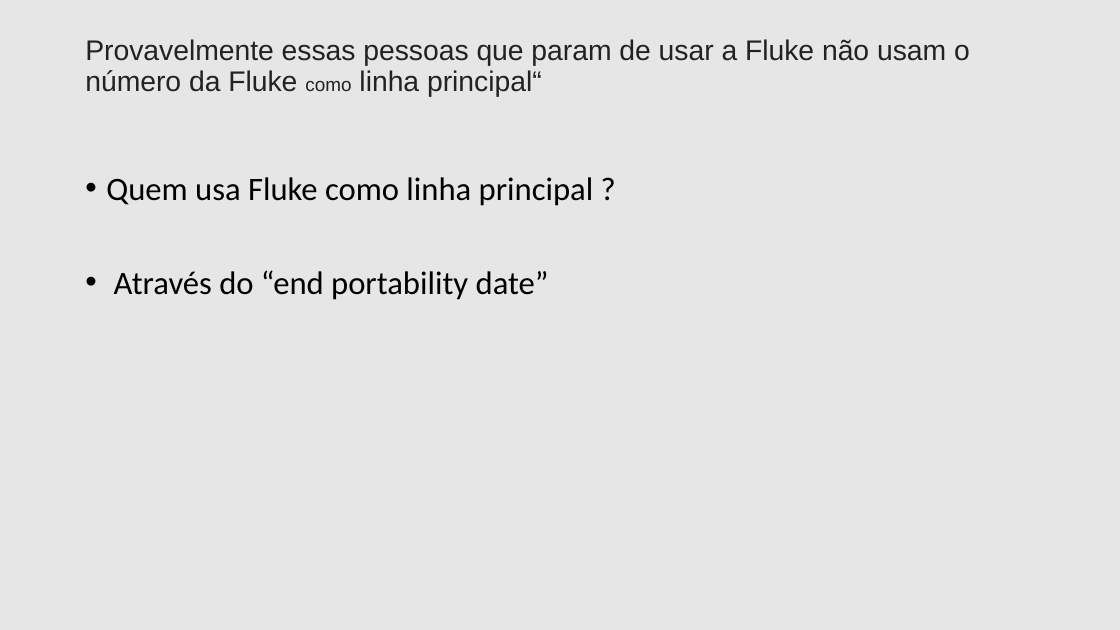
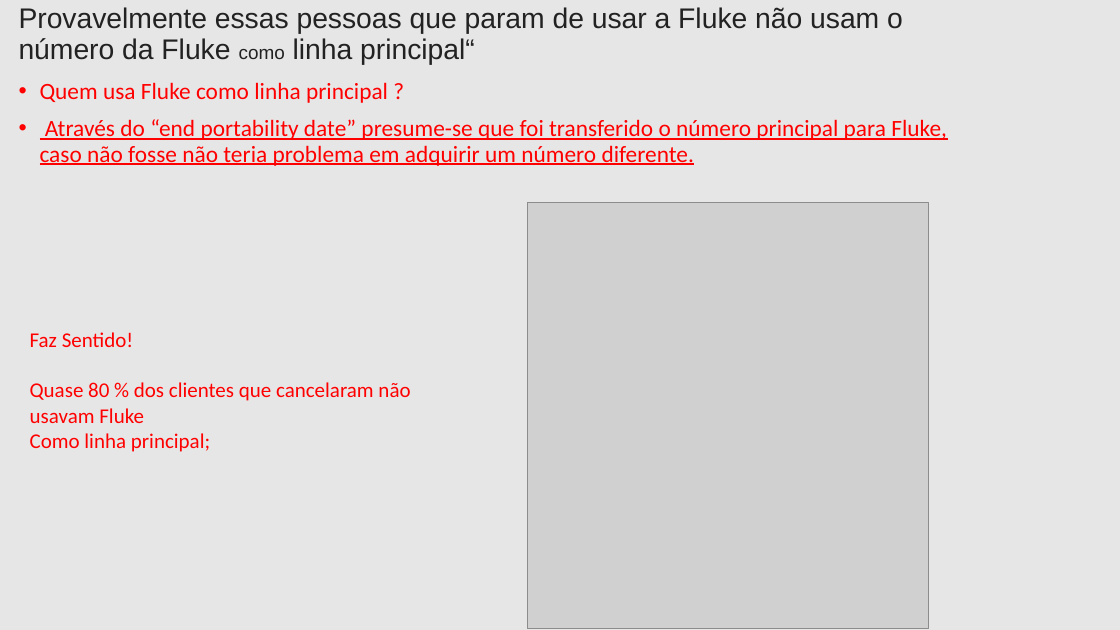
Before and after one commit to filipeaguiarrod/Fluke-Case, a slide deck: slide 7 of Churn_Case.pptx. Drawn at 1120x630 pixels with LibreOffice and Linux fonts; fonts in the diff are those of the drawing; grey boxes stand for pictures. Boxes give left, top, right and bottom in pixels: in the first picture for what was removed or moved away, otherwise in the second. Text is boxed around its words. In the diff, an @@ line names an element or a change of style, - is before the commit and + after.

```diff
--- a/Churn_Case.pptx
+++ b/Churn_Case.pptx
@@ title "Provavelmente essas pessoas que param ...": place and size @@
-title "Provavelmente essas pessoas que param ..." at (85, 39, 970, 97)
+title "Provavelmente essas pessoas que param ..." at (19, 7, 903, 65)
@@ text "Quem usa Fluke como linha ...": place and size @@
-text "Quem usa Fluke como linha ..." at (106, 177, 594, 300)
+text "Quem usa Fluke como linha ..." at (40, 82, 947, 166)
@@ text at (40, 82, 388, 103): size 28 to 20 pt, text colour #000000 to #FF0000 in "Quem usa Fluke como linha principal ?" @@
@@ text at (40, 119, 947, 166): text changed; size 28 to 20 pt; text colour #000000 to #FF0000 @@
-• Através do “end portability date”
+• Através do “end portability date” presume-se que foi transferido o número principal para Fluke, caso não fosse não teria problema em adquirir um número diferente.
@@ picture added at (528, 202, 928, 628) @@
@@ text added at (30, 332, 410, 452), 18 pt, text #FF0000 @@
+Faz Sentido!
+Quase 80 % dos clientes que cancelaram não usavam Fluke
+Como linha principal;
```
Also in this commit, not shown: 2 other slides changed, 1 slide added, 3 other files.
